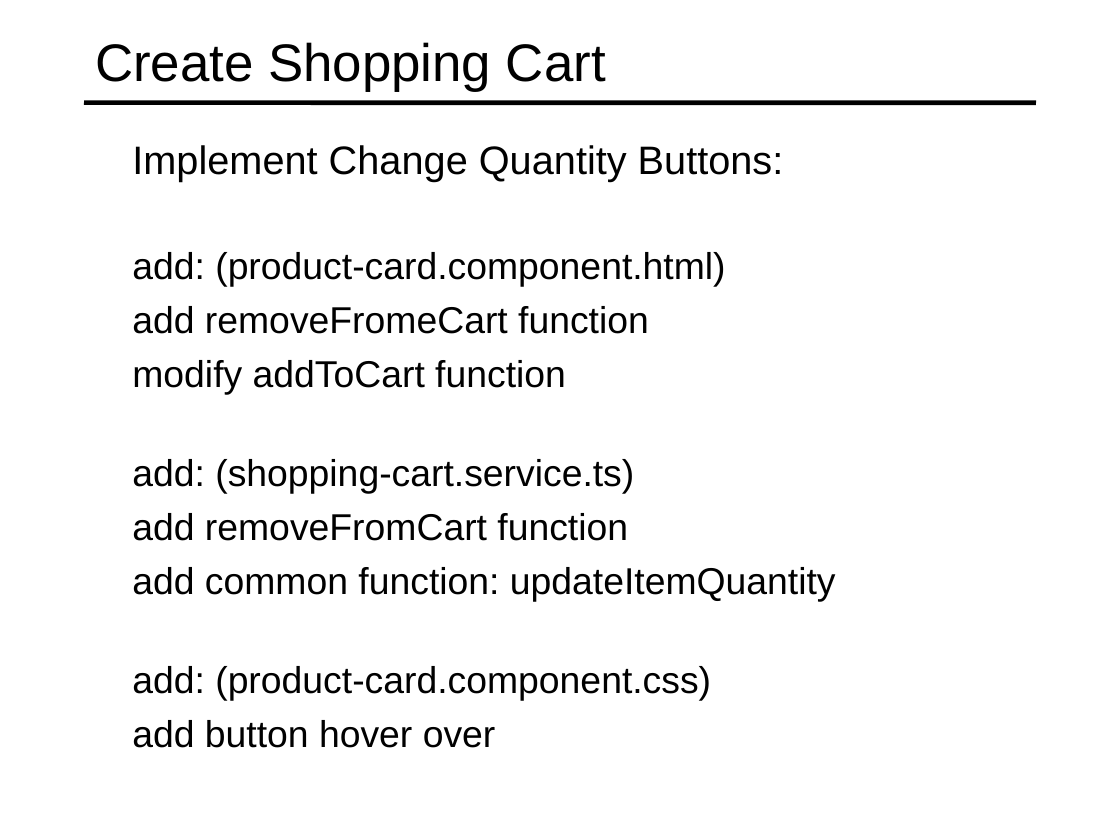
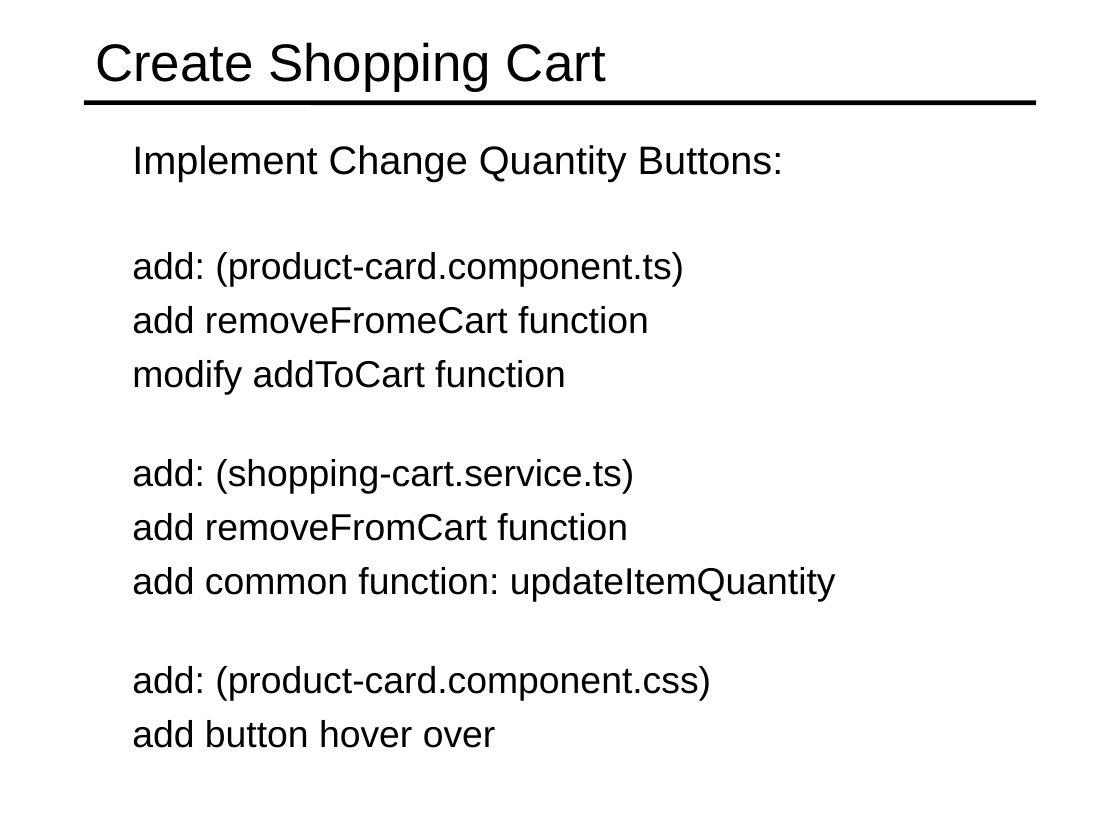
Before and after one commit to specter01wj/Jago_Link_Training, a slide deck: slide 10 of Angular/Angular7/Angular Advanced Course/Project/21.Project_Shopping Cart Module/L5_Project_Shopping Cart Module.ppt. Drawn at 1120x840 pixels with LibreOffice and Linux fonts; fonts in the diff are those of the drawing. Boxes give left, top, right and bottom in pixels: in the first picture for what was removed or moved away, otherwise in the second. Text is boxed around its words. In the diff, an @@ line names an element or a change of style, - is before the commit and + after.

```diff
--- a/Angular/Angular7/Angular Advanced Course/Project/21.Project_Shopping Cart Module/L5_Project_Shopping Cart Module.ppt
+++ b/Angular/Angular7/Angular Advanced Course/Project/21.Project_Shopping Cart Module/L5_Project_Shopping Cart Module.ppt
@@ text at box(132, 252, 684, 287): text changed @@
-  add: (product-card.component.html)
+  add: (product-card.component.ts)
```
Also in this commit, not shown: 16 other files.
